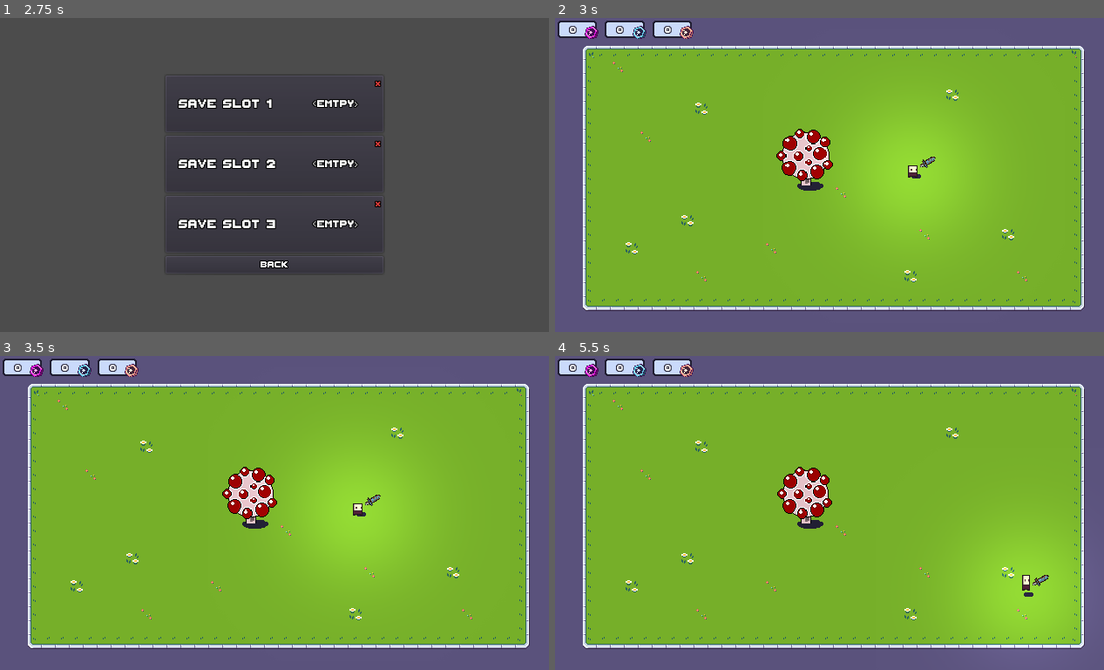
Above: before the commit, frames 1-4 (two rows, left to right).
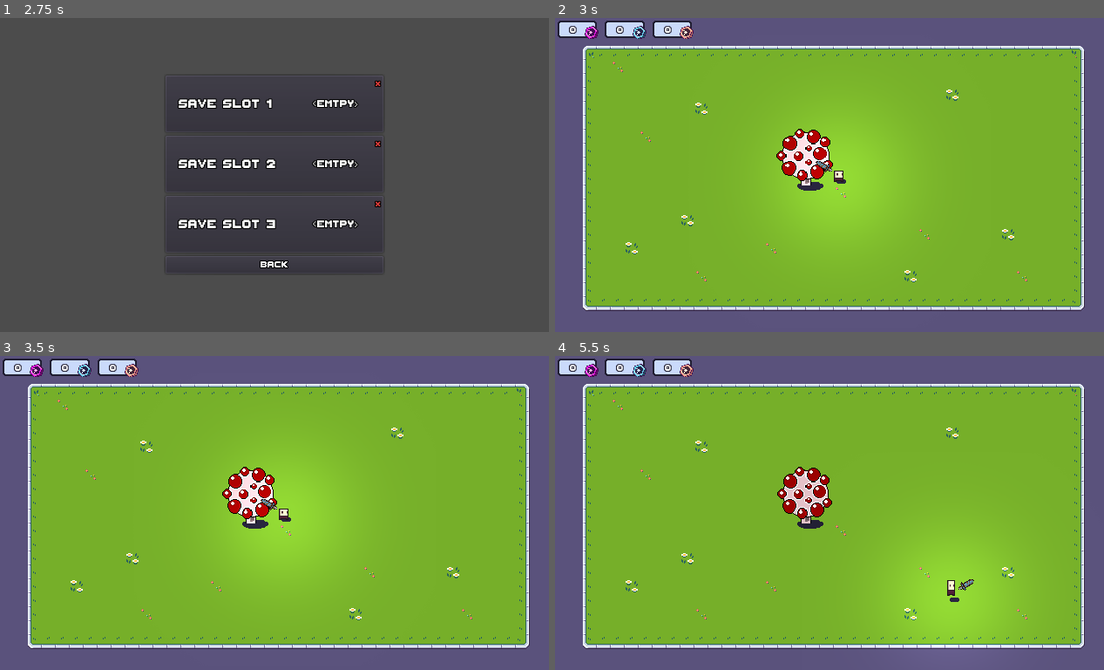
Above: after the commit, the same moments.

Repository: MorneVenter/UltimateBonk
Game: Godot game, scene res://UI/Menu/TitleScreen.tscn
Two runs of this game, one before a commit and one after it. Both use one fixed random seed, a clock stepped at 60 frames per second and the inputs below.
Inputs (mouse positions are in pixels of both pictures, inside the frame that each line leads up to):
- Up to frame 1 (2.75 s): click "Start" at 0.5 s; click "Back" at 1.25 s; click "Start" at 2 s
- Up to frame 2 (3 s): click "Save Slot 1" at 2.75 s
- Up to frame 3 (3.5 s): no input
- Up to frame 4 (5.5 s): move the mouse to (950, 497) at 3.52 s; hold D (ui_right) 3.53-4.28 s; click (950, 497) at 3.67 s; move the mouse to (719, 528) at 4.27 s; hold S (ui_down) 4.28-5.03 s; click (719, 528) at 4.42 s; move the mouse to (884, 443) at 5.02 s; hold D (ui_right) from 5.03 s (still down); click (884, 443) at 5.17 s

Frame 1 is identical in both runs. In frame 2, 3.9% of the frame differs, in the area x 41-75%, y 36-65%; in frame 3, 3.9%; in frame 4, 4.4%, in the area x 62-97%, y 61-93%.

Commit message:
inventory screen

Diff:
--- a/Actors/Player/Player.gd
+++ b/Actors/Player/Player.gd
@@ -4,27 +4,34 @@
 var lerpCoficient = lerpStart
 var facing_direction= 1
 var isAttacking = false
+var isInInventoryScreen = false
+onready var InventoryScreen  = preload("res://UI/GameMenu/InventoryScreen.tscn")
 
 func _ready():
 	pass
 
 func _process(delta):
-	if Input.is_action_just_pressed("hit_controller") and not isAttacking:
-		hit()
+	pass
 
 func _physics_process(delta):
-	if not isAttacking:
+	if not isAttacking and not isInInventoryScreen:
 		movePlayer()
 
 func _input(event):
-	if event is InputEventMouseButton and event.button_index == BUTTON_RIGHT:
-		if event.position.x >= $Body.global_position.x:
-			$Body/AnimatedSprite.flip_h = false
-			facing_direction = 1
-		else:
-			$Body/AnimatedSprite.flip_h = true
-			facing_direction = -1
-		hit()
+	if not isInInventoryScreen:
+		if event is InputEventMouseButton and event.button_index == BUTTON_RIGHT:
+			if event.position.x >= $Body.global_position.x:
+				$Body/AnimatedSprite.flip_h = false
+				facing_direction = 1
+			else:
+				$Body/AnimatedSprite.flip_h = true
+				facing_direction = -1
+			hit()
+		if Input.is_action_just_pressed("hit_controller") and not isAttacking:
+			hit()
+
+	if Input.is_action_just_pressed("ui_inventory_menu"):
+		toggleInventoryScreen()
 
 func movePlayer():
 	var dir = get_direction()*lerpCoficient
@@ -69,3 +76,15 @@
 		isAttacking = false
 		$Body/PlayerHitRight/Right.disabled = true
 		$Body/PlayerHitLeft/Left.disabled = true
+
+func toggleInventoryScreen():
+	print('test')
+	if isInInventoryScreen: #hide inventory
+		isInInventoryScreen = false
+		for n in $InventoryMenuHolder/Canvas.get_children():
+			n.queue_free()
+	else: #show inventory
+		isInInventoryScreen = true
+		var inv = InventoryScreen.instance()
+		inv.set_as_toplevel(true)
+		$InventoryMenuHolder/Canvas.add_child(inv)
--- a/Actors/Player/Player.tscn
+++ b/Actors/Player/Player.tscn
@@ -191,7 +191,7 @@
 texture = ExtResource( 5 )
 
 [node name="Weapon_Holder" type="Node2D" parent="Body"]
-rotation = 1.0472
+rotation = 5.23599
 
 [node name="Weapon_Base" parent="Body/Weapon_Holder" instance=ExtResource( 3 )]
 position = Vector2( 0.194, -23.721 )
@@ -217,19 +217,32 @@
 
 [node name="Left" type="CollisionShape2D" parent="Body/PlayerHitLeft"]
 position = Vector2( -16, 0 )
-shape = SubResource( 10 )
+shape = SubResource( 6 )
 disabled = true
 
 [node name="PlayerHitRight" type="Area2D" parent="Body"]
 
 [node name="Right" type="CollisionShape2D" parent="Body/PlayerHitRight"]
 position = Vector2( 16, 0 )
-shape = SubResource( 10 )
+shape = SubResource( 6 )
 disabled = true
 
 [node name="AnimationPlayer" type="AnimationPlayer" parent="."]
-anims/hit_left = SubResource( 6 )
-anims/hit_right = SubResource( 7 )
-anims/idle = SubResource( 8 )
-anims/run = SubResource( 9 )
+anims/hit_left = SubResource( 7 )
+anims/hit_right = SubResource( 8 )
+anims/idle = SubResource( 9 )
+anims/run = SubResource( 10 )
+
+[node name="InventoryMenuHolder" type="Control" parent="."]
+anchor_left = 0.5
+anchor_top = 0.5
+anchor_right = 0.5
+anchor_bottom = 0.5
+margin_right = 630.0
+margin_bottom = 360.0
+__meta__ = {
+"_edit_use_anchors_": false
+}
+
+[node name="Canvas" type="CanvasLayer" parent="InventoryMenuHolder"]
 [connection signal="animation_finished" from="AnimationPlayer" to="." method="_on_AnimationPlayer_animation_finished"]
--- a/Enviroments/Town/Town.tscn
+++ b/Enviroments/Town/Town.tscn
@@ -31,7 +31,7 @@
 position = Vector2( 288, 160 )
 
 [node name="Player" parent="." instance=ExtResource( 2 )]
-position = Vector2( 410.741, 174.574 )
+position = Vector2( 310, 180 )
 
 [node name="DootBar" parent="." instance=ExtResource( 4 )]
 [connection signal="update_doot_value" from="." to="DootBar" method="_on_Town_update_doot_value"]
--- /dev/null
+++ b/UI/GameMenu/InventoryScreen.tscn
@@ -0,0 +1,42 @@
+[gd_scene load_steps=3 format=2]
+
+[ext_resource path="res://Art/My Art/Shadows/BlackRect.png" type="Texture" id=1]
+[ext_resource path="res://Art/Tiny Adventure Pack Plus/Other/Misc/Grass.png" type="Texture" id=2]
+
+[node name="InventoryScreen" type="Control"]
+anchor_right = 1.0
+anchor_bottom = 1.0
+__meta__ = {
+"_edit_use_anchors_": false
+}
+
+[node name="Background" type="TextureRect" parent="."]
+modulate = Color( 1, 1, 1, 0.294118 )
+anchor_left = 0.5
+anchor_top = 0.5
+anchor_right = 0.5
+anchor_bottom = 0.5
+margin_left = -315.0
+margin_top = -180.0
+margin_right = 315.0
+margin_bottom = 180.0
+texture = ExtResource( 1 )
+expand = true
+__meta__ = {
+"_edit_use_anchors_": false
+}
+
+[node name="MenuBackground" type="TextureRect" parent="."]
+anchor_left = 0.5
+anchor_top = 0.5
+anchor_right = 0.5
+anchor_bottom = 0.5
+margin_left = -250.0
+margin_top = -150.0
+margin_right = 250.0
+margin_bottom = 150.0
+texture = ExtResource( 2 )
+expand = true
+__meta__ = {
+"_edit_use_anchors_": false
+}
--- a/project.godot
+++ b/project.godot
@@ -87,6 +87,12 @@
 "events": [ Object(InputEventJoypadButton,"resource_local_to_scene":false,"resource_name":"","device":-1,"button_index":0,"pressure":0.0,"pressed":false,"script":null)
  ]
 }
+ui_inventory_menu={
+"deadzone": 0.5,
+"events": [ Object(InputEventKey,"resource_local_to_scene":false,"resource_name":"","device":0,"alt":false,"shift":false,"control":false,"meta":false,"command":false,"pressed":false,"scancode":16777218,"unicode":0,"echo":false,"script":null)
+, Object(InputEventJoypadButton,"resource_local_to_scene":false,"resource_name":"","device":-1,"button_index":10,"pressure":0.0,"pressed":false,"script":null)
+ ]
+}
 
 [rendering]
 
Not shown: 4 places in Actors/Player/Player.tscn that only renumber resources
Binary file added: Art/My Art/Shadows/BlackRect.png
Not shown, added: Art/My Art/Shadows/BlackRect.png.import
